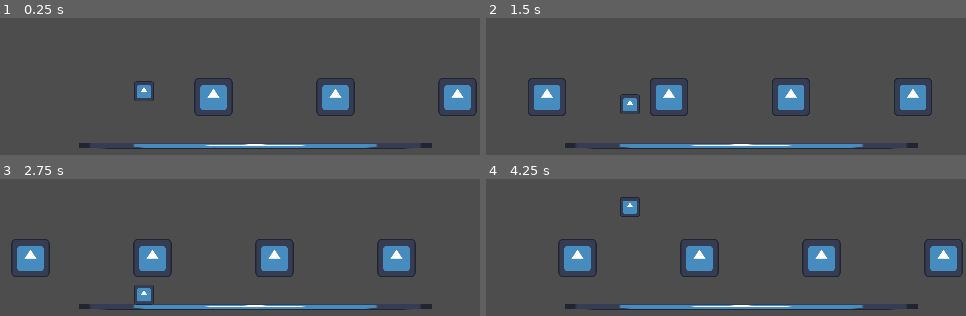
Above: before the commit, frames 1-4 (two rows, left to right).
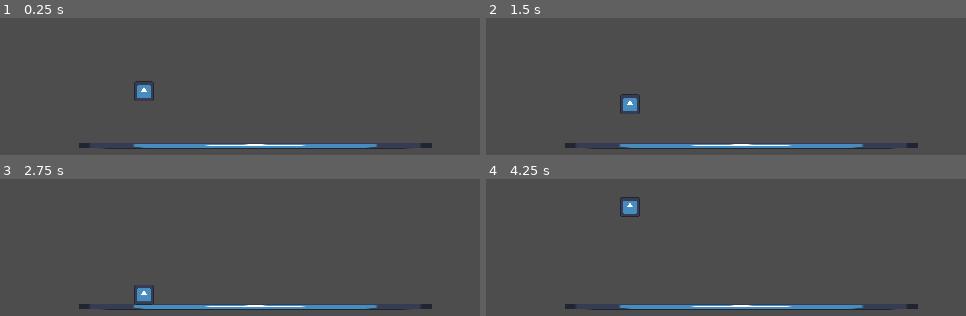
Above: after the commit, the same moments.

Repository: Xeredar/beatroot
Game: Godot game, scene res://scenes/test_konstantin.tscn
Same seed, same stepped clock (60 frames per second), same inputs: the game is played once before the commit and once after it. The engine's default icon, where the game draws it, is replaced by a stand-in: a white triangle on a blue panel in a dark square.
Inputs:
- Up to frame 1 (0.25 s): no input
- Up to frame 2 (1.5 s): tap Space (jump) at 0.77 s
- Up to frame 3 (2.75 s): tap Space (jump) at 1.52 s
- Up to frame 4 (4.25 s): tap Space (jump) at 3.02, 3.77 s

The runs differ from the first frame. In frame 1, 4.0% of the frame differs, in the area x 40-100%, y 43-72%; in frame 2, 4.8%; in frame 3, 5.3%, in the area x 2-87%, y 43-72%; in frame 4, 5.3%.

Commit message:
Beats and music and signals.

Diff:
--- a/scripts/Beat.gd
+++ b/scripts/Beat.gd
@@ -4,7 +4,7 @@
 
 # Called when the node enters the scene tree for the first time.
 func _ready():
-	scale = Vector2(0.3, 0.3)
+	scale = Vector2(0.1, 0.1)
 
 
 # Called every frame. 'delta' is the elapsed time since the previous frame.
--- a/scripts/BeatManager.gd
+++ b/scripts/BeatManager.gd
@@ -1,28 +1,49 @@
 extends Node
 
+signal beat_grace_start
+signal beat_grace_end
+
 var beatTextures = [load("res://sprites/icon.svg")]
+var speed = 150.0
+var bps = 122.0 / 60.0
+var warmupTime = 3.0
+var graceTime = 0.1
 
 const BeatScript = preload("res://scripts/Beat.gd")
 var beats = []
-var speed = 122.0
+var timer = 0.0
 
-func spawn(time):
+
+func spawn(position):
 	var beatSprite = BeatScript.new() # Create a new Sprite2D.
 	var beatTexture = beatTextures[randi() % beatTextures.size()]
 	beatSprite.set_texture(beatTexture)
 	beats.push_back(beatSprite)
 	add_child(beatSprite)
 	var windowSize = get_viewport().size
-	beatSprite.position = Vector2(time, windowSize.y * 0.5)
+	beatSprite.position = Vector2(position, windowSize.y * 0.5)
 	beatSprite.speed = speed
 
 
 # Called when the node enters the scene tree for the first time.
 func _ready():
-	for time in range(2, 40):
-		spawn(time * speed)
+	var song = load("res://music/song_1_122_bpm.mp3")
+	var player = AudioStreamPlayer.new()
+	add_child(player)
+	player.set_stream(song)
+	player.play()
+
+	var warmupBeatCount = floor(warmupTime * bps)
+	var beatLength = song.get_length() - warmupBeatCount / bps
+	for beat in range(0, beatLength * bps):
+		spawn(warmupBeatCount * speed + beat / bps * speed)
 
 
 # Called every frame. 'delta' is the elapsed time since the previous frame.
 func _process(delta):
-	pass
+	timer += delta
+	if timer > 1.0/bps - graceTime * 0.5:
+		beat_grace_start.emit()
+	if timer > 1.0/bps + graceTime * 0.5:
+		beat_grace_end.emit()
+		timer -= 1.0/bps
